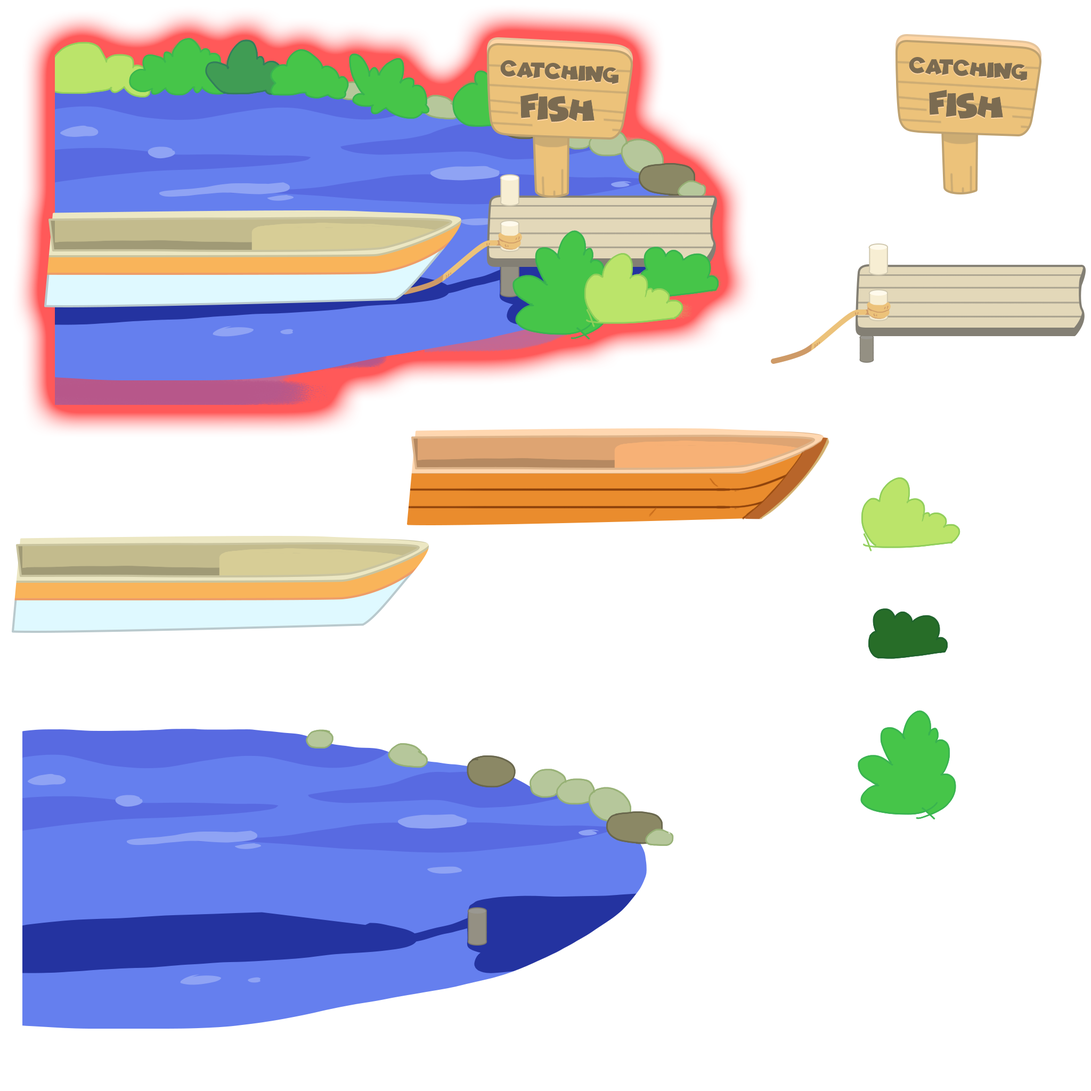
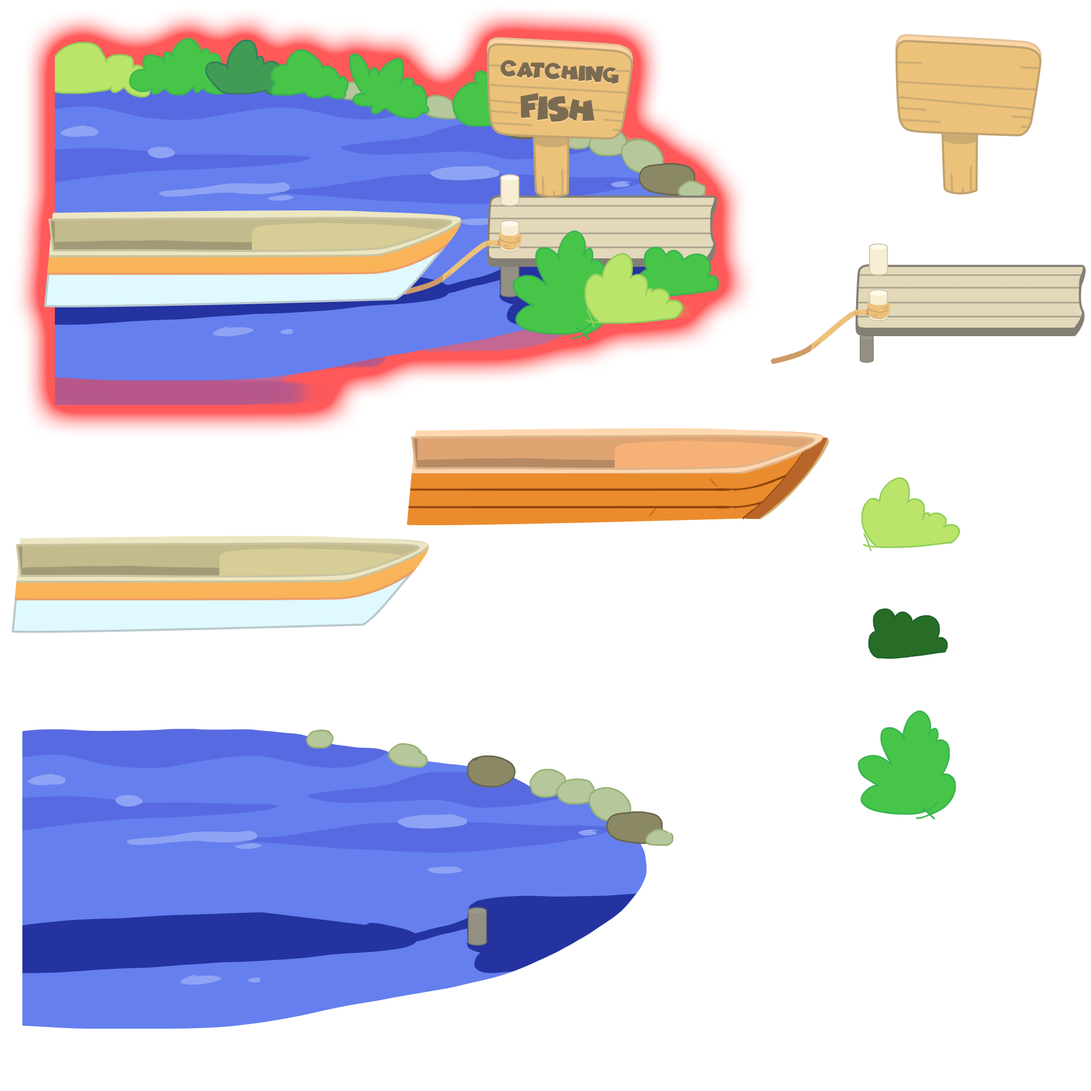
Layer changes from the first 1091 × 1091 image to the second:
hid "Catching fish copy" over [909, 57, 1028, 119]
hid "Catching fish" over [909, 57, 1028, 120]
